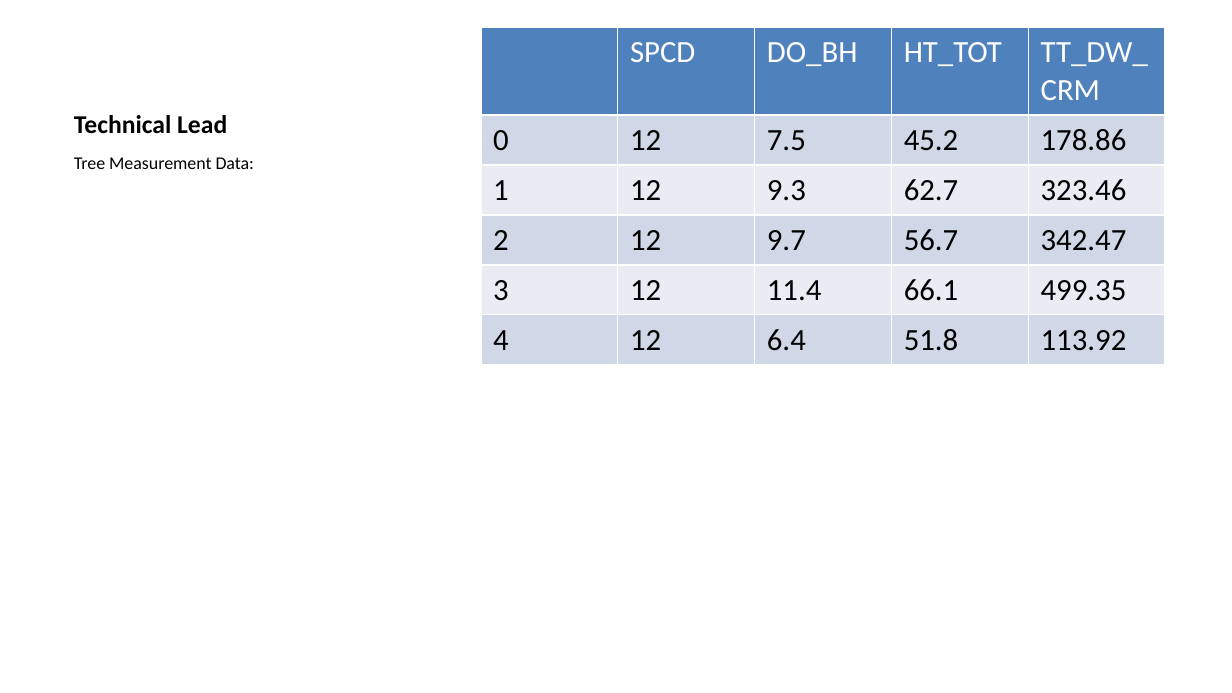
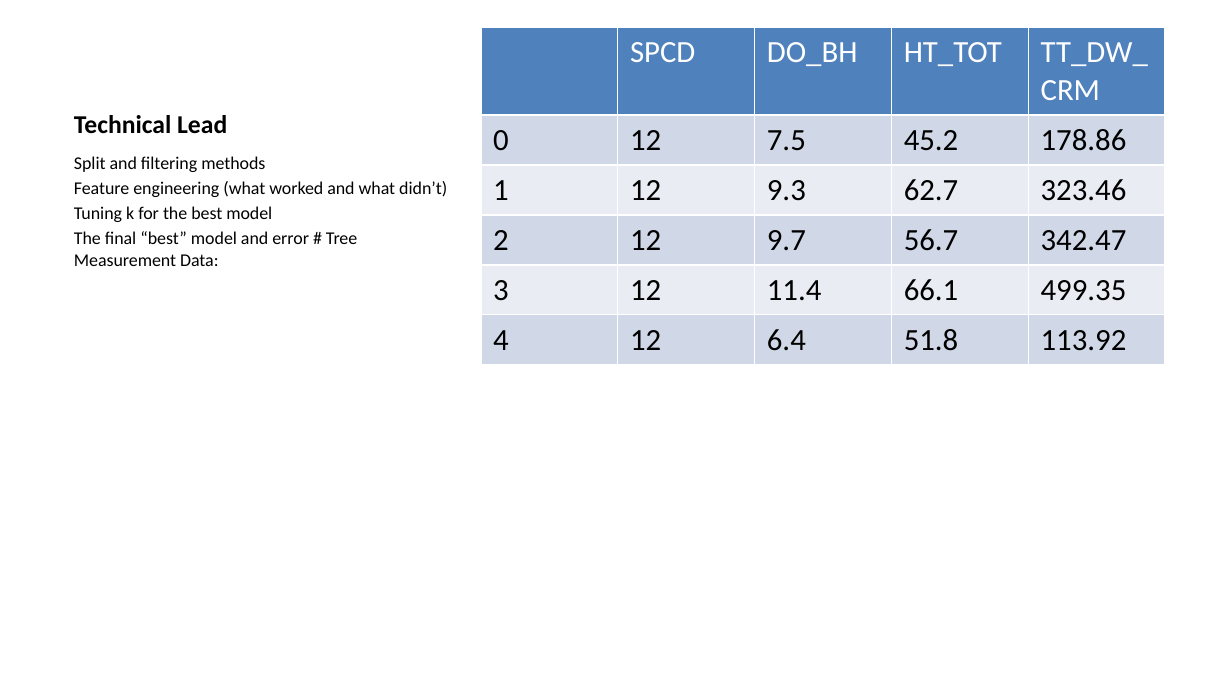
Before and after one commit to deancallahan25/Redwood-Analytics-Portfolio, a slide deck: slide 14 of Project-3/individual-models/data/presentation.pptx (slide 11 before the commit). Drawn at 1232x693 pixels with LibreOffice and Linux fonts; fonts in the diff are those of the drawing. Boxes give left, top, right and bottom in pixels: in the first picture for what was removed or moved away, otherwise in the second. Text is boxed around its words. In the diff, an @@ line names an element or a change of style, - is before the commit and + after.

```diff
--- a/Project-3/individual-models/data/presentation.pptx
+++ b/Project-3/individual-models/data/presentation.pptx
@@ text at (74, 156, 447, 266): text changed @@
-Tree Measurement Data:
+Split and filtering methods
+Feature engineering (what worked and what didn’t)
+Tuning k for the best model
+The final “best” model and error # Tree Measurement Data:
```
Also in this commit, not shown: 4 other slides changed, 8 slides added, 4 slides removed, 1 other file.
